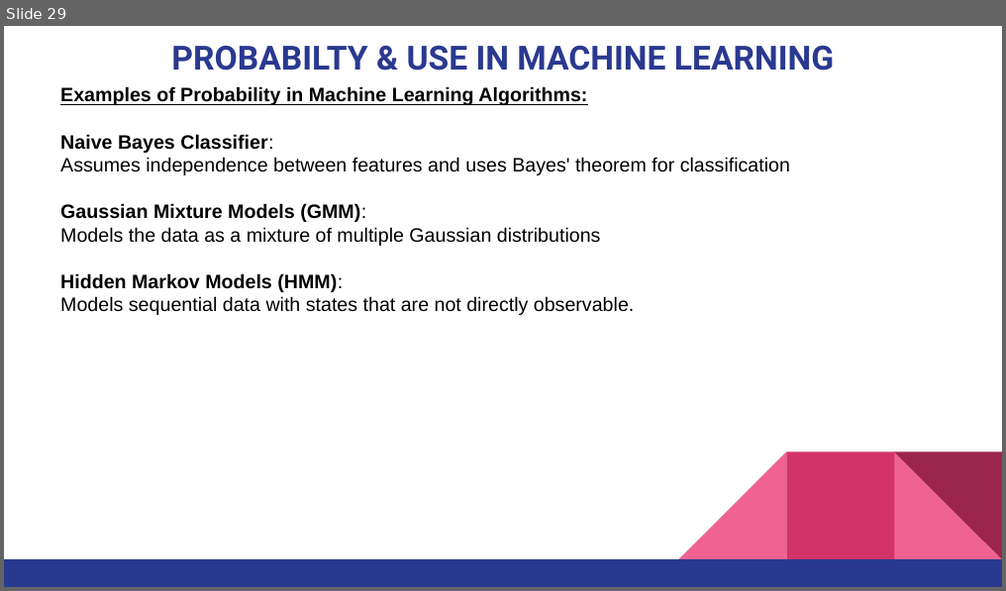
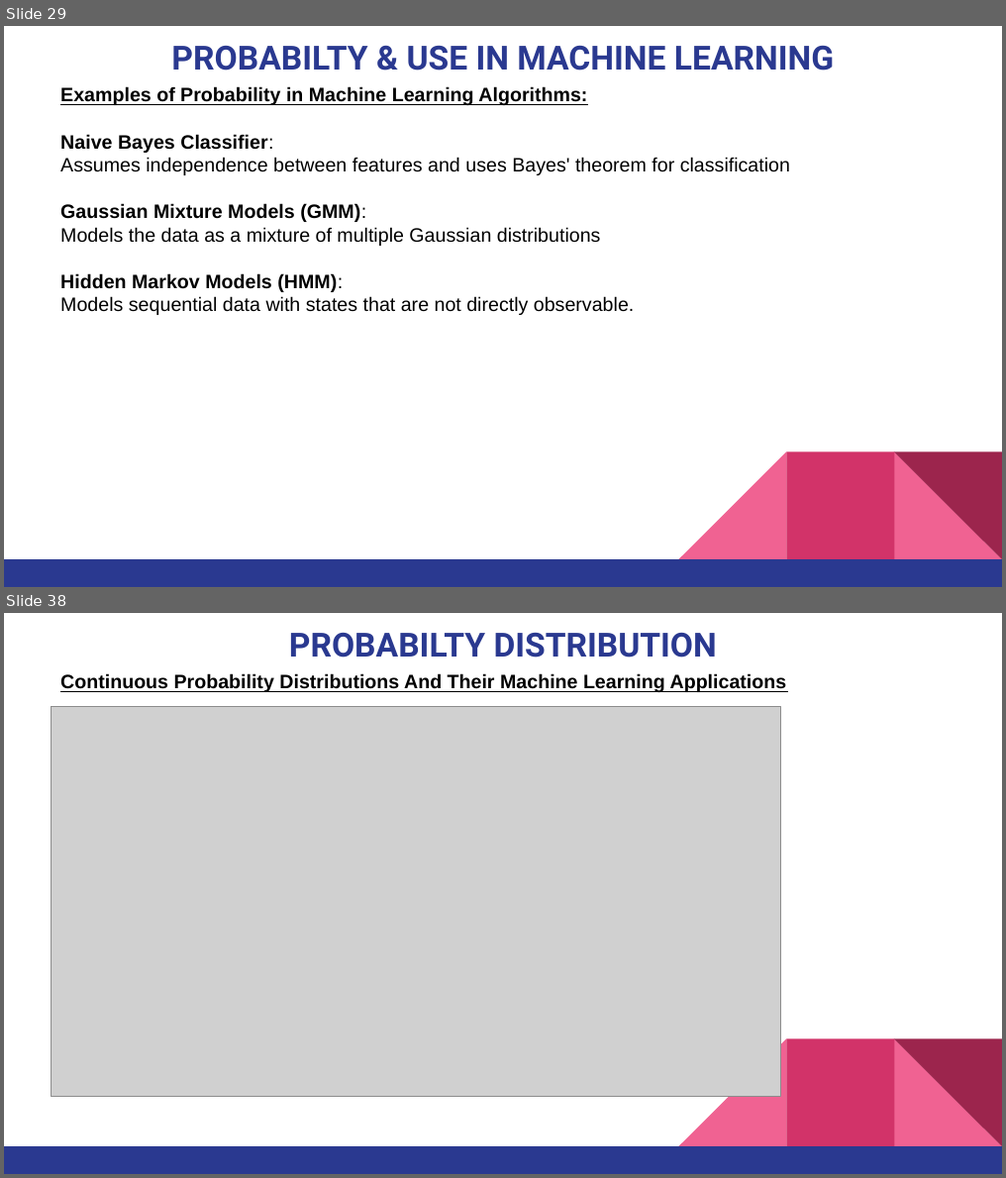
Before and after one commit to pnytrainingrepo/artificial-intelligence, a slide deck: AI-DataScience.pptx. Shown one above the other, each under a label of ours: slide 29 before the commit, slides 29 and 38 after it; the slides between them are not shown. The pictures are 1006x591 and 1006x1178 pixels, drawn with LibreOffice and Linux fonts; fonts in the diff are those of the drawing; grey boxes stand for pictures. Boxes give left, top, right and bottom in pixels: in the first picture for what was removed or moved away, otherwise in the second. Text is boxed around its words. In the diff, an @@ line names an element or a change of style, - is before the commit and + after.

```diff
--- a/AI-DataScience.pptx
+++ b/AI-DataScience.pptx
@@ slide 38 added at <box>4,613,1002,1174</box>, background #FFFFFF; not listed: 5 template elements that a slide beside it also shows @@
@@ title added at <box>289,632,717,658</box>, 24 pt, text #2A3990, bold @@
+PROBABILTY DISTRIBUTION
@@ text added at <box>60,673,787,692</box>, 14 pt, text #000000, bold, underline @@
+Continuous Probability Distributions And Their Machine Learning Applications
@@ picture added at <box>51,707,781,1097</box> @@
```
Also in this commit, not shown: 11 other slides added, 1 other file.
